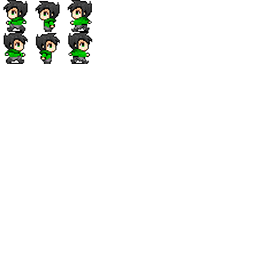
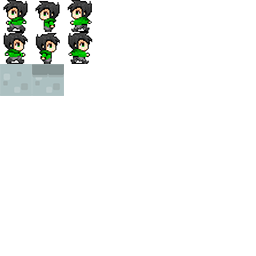
Two versions of the same layered image (256x256). Layer-by-layer changes:
added layer "castleMid" above "castleCenter" over (x1=32, y1=64, x2=64, y2=96)
added layer "castleCenter" above "Layer 1" over (x1=0, y1=64, x2=32, y2=96)
